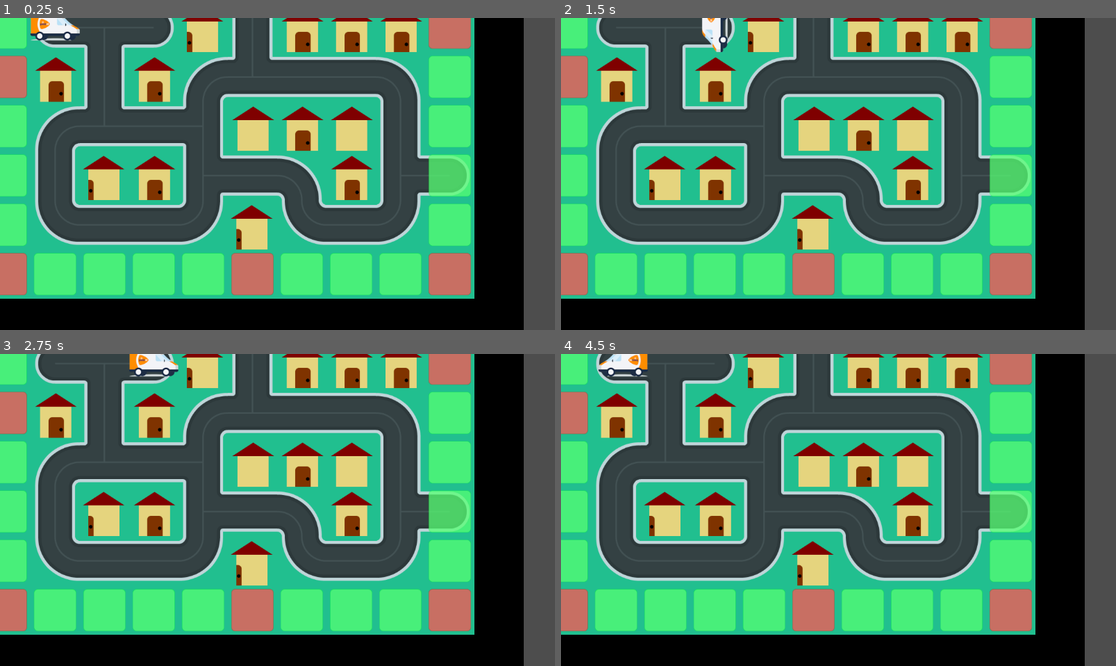
Above: before the commit, frames 1-4 (two rows, left to right).
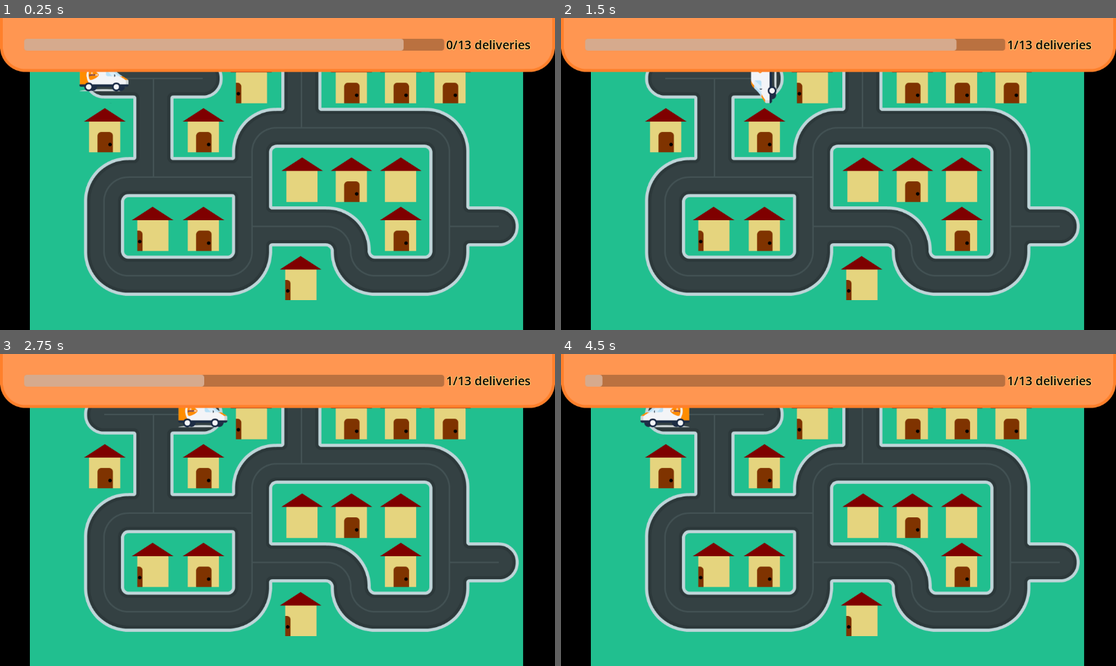
Above: after the commit, the same moments.

Repository: DamienKusters/gmtk2026jam
Game: Godot game, scene res://nodes/game.tscn
Two runs of this game, one before a commit and one after it. Both use one fixed random seed, a clock stepped at 60 frames per second and the inputs below.
Inputs:
- Up to frame 1 (0.25 s): no input
- Up to frame 2 (1.5 s): hold D (right) 0.53-1.28 s; hold S (down) from 1.28 s (still down)
- Up to frame 3 (2.75 s): release S (down) at 2.03 s; hold D (right) from 2.03 s (still down)
- Up to frame 4 (4.5 s): release D (right) at 2.78 s; hold W (up) 2.78-3.53 s; hold A (left) from 3.53 s (still down)

The runs differ from the first frame. In frame 1, 85% of the frame differs, in the area x 0-100%, y 0-100%; in frame 2, 85%; in frame 3, 85%; in frame 4, 85%.

Commit message:
feat: Add win condition

Diff:
--- a/nodes/game.tscn
+++ b/nodes/game.tscn
@@ -3,6 +3,8 @@
 [ext_resource type="Script" uid="uid://f4g5s3tjrg4m" path="res://nodes/tilemap.gd" id="1_g5j3c"]
 [ext_resource type="Script" uid="uid://7xbc7pukk3u4" path="res://nodes/game.gd" id="1_iae2t"]
 [ext_resource type="Texture2D" uid="uid://cnaok1jwsqf5h" path="res://nodes/tilemap/road/road.png" id="2_6hfer"]
+[ext_resource type="Theme" uid="uid://0qsgw8vtpcqd" path="res://nodes/ui/theme.tres" id="2_ubvaf"]
+[ext_resource type="Texture2D" uid="uid://c8a3yvqvx5neo" path="res://nodes/ui/9patch.png" id="3_dv0a3"]
 [ext_resource type="Texture2D" uid="uid://dd3t44k06p46q" path="res://nodes/tilemap/colours/colours.png" id="3_g5j3c"]
 [ext_resource type="Script" uid="uid://dc32akyv23fbi" path="res://nodes/van/van.gd" id="4_flw6b"]
 [ext_resource type="Texture2D" uid="uid://4vggmo1dte5t" path="res://nodes/van/van.png" id="5_iae2t"]
@@ -157,6 +159,77 @@
 [node name="Game" type="Node2D" unique_id=1679078195]
 script = ExtResource("1_iae2t")
 
+[node name="CanvasLayer" type="CanvasLayer" parent="." unique_id=1618409646]
+
+[node name="Ui" type="Control" parent="CanvasLayer" unique_id=2070534662]
+layout_mode = 3
+anchors_preset = 15
+anchor_right = 1.0
+anchor_bottom = 1.0
+grow_horizontal = 2
+grow_vertical = 2
+theme = ExtResource("2_ubvaf")
+
+[node name="VBoxContainer" type="VBoxContainer" parent="CanvasLayer/Ui" unique_id=1239624133]
+layout_mode = 1
+anchors_preset = 15
+anchor_right = 1.0
+anchor_bottom = 1.0
+grow_horizontal = 2
+grow_vertical = 2
+
+[node name="NinePatchTopCut" type="NinePatchRect" parent="CanvasLayer/Ui/VBoxContainer" unique_id=1298518384]
+layout_mode = 2
+texture = ExtResource("3_dv0a3")
+region_rect = Rect2(0, 48, 128, 80)
+patch_margin_left = 48
+patch_margin_top = 32
+patch_margin_right = 48
+patch_margin_bottom = 80
+
+[node name="MarginContainer" type="MarginContainer" parent="CanvasLayer/Ui/VBoxContainer/NinePatchTopCut" unique_id=1071795167]
+layout_mode = 1
+anchors_preset = 15
+anchor_right = 1.0
+anchor_bottom = 1.0
+grow_horizontal = 2
+grow_vertical = 2
+theme_override_constants/margin_left = 50
+theme_override_constants/margin_top = 20
+theme_override_constants/margin_right = 50
+theme_override_constants/margin_bottom = 20
+
+[node name="HBoxContainer" type="HBoxContainer" parent="CanvasLayer/Ui/VBoxContainer/NinePatchTopCut/MarginContainer" unique_id=548622606]
+layout_mode = 2
+alignment = 1
+
+[node name="ProgressBar" type="ProgressBar" parent="CanvasLayer/Ui/VBoxContainer/NinePatchTopCut/MarginContainer/HBoxContainer" unique_id=1066914151]
+custom_minimum_size = Vector2(0, 25)
+layout_mode = 2
+size_flags_horizontal = 3
+size_flags_vertical = 4
+max_value = 3.0
+value = 3.0
+show_percentage = false
+
+[node name="Label" type="Label" parent="CanvasLayer/Ui/VBoxContainer/NinePatchTopCut/MarginContainer/HBoxContainer" unique_id=1286689522]
+layout_mode = 2
+text = "0/13 deliveries"
+
+[node name="Padding" type="Control" parent="CanvasLayer/Ui/VBoxContainer" unique_id=1841389547]
+layout_mode = 2
+size_flags_vertical = 3
+
+[node name="NinePatchBotCut" type="NinePatchRect" parent="CanvasLayer/Ui/VBoxContainer" unique_id=1897292627]
+visible = false
+layout_mode = 2
+texture = ExtResource("3_dv0a3")
+region_rect = Rect2(0, 0, 128, 80)
+patch_margin_left = 48
+patch_margin_top = 80
+patch_margin_right = 48
+patch_margin_bottom = 32
+
 [node name="Tilemap" type="Node2D" parent="." unique_id=935475540]
 position = Vector2(-64, -64)
 script = ExtResource("1_g5j3c")
@@ -170,11 +243,12 @@
 tile_set = SubResource("TileSet_ogq8d")
 
 [node name="Colours" type="TileMapLayer" parent="Tilemap" unique_id=212727469]
+visible = false
 tile_map_data = PackedByteArray("AAAIAP//AAABAAAAAAAIAAAAAAABAAAAAAAIAAEAAAAAAAAAAAAIAAIAAAAAAAAAAAAIAAMAAAAAAAAAAAAIAA …(400 unchanged characters)…
 tile_set = SubResource("TileSet_cpdmu")
 
 [node name="Camera2D" type="Camera2D" parent="." unique_id=545666627]
-position = Vector2(577, 380)
+position = Vector2(450, 248)
 zoom = Vector2(0.8, 0.8)
 
 [node name="Van" type="Node2D" parent="." unique_id=717354823]
@@ -184,7 +258,7 @@
 texture = SubResource("AtlasTexture_ogq8d")
 
 [node name="Timer" type="Timer" parent="Van" unique_id=559396832]
-wait_time = 0.35
+wait_time = 0.4
 autostart = true
 
 [node name="QuotaTimer" type="Timer" parent="Van" unique_id=1133782741]
--- a/nodes/tilemap.gd
+++ b/nodes/tilemap.gd
@@ -1,5 +1,7 @@
 extends Node2D
 class_name Tilemap
+
+signal all_deliveries_done
 
 @onready var tilemap: TileMapLayer = $Main
 
@@ -32,6 +34,13 @@
 		deliveries[h] = false
 	generate_houses_direction()
 
+func get_delivery_count():
+	var count := 0
+	for d in deliveries.values():
+		if d == true:
+			count += 1
+	return count
+
 func try_deliver_newspaper(house_coords: Vector2i, house_data: Dictionary, van_direction: Vector2i) -> bool:
 	if !tile_is_house(house_data):
 		return false
@@ -55,6 +64,8 @@
 				deliver_successful = true
 	if deliver_successful:
 		deliveries[house_coords] = true
+	if get_delivery_count() == deliveries.size():
+		all_deliveries_done.emit()
 	return deliver_successful
 
 func generate_houses_direction():
--- /dev/null
+++ b/nodes/ui/theme.tres
@@ -0,0 +1,7 @@
+[gd_resource type="Theme" format=3 uid="uid://0qsgw8vtpcqd"]
+
+[resource]
+Label/colors/font_color = Color(0, 0, 0, 1)
+Label/colors/font_outline_color = Color(1.353256, 0.8036162, 0.44242418, 1)
+Label/constants/outline_size = 5
+Label/font_sizes/font_size = 25
--- a/nodes/van/van.gd
+++ b/nodes/van/van.gd
@@ -25,6 +25,7 @@
 	_animate_timer_label()
 	$QuotaTimer.wait_time = quota_timeout
 	$QuotaTimer.start()
+	tilemap.all_deliveries_done.connect(win_game)
 
 func _process(_delta: float) -> void:
 	var new_direction = determine_user_direction()
@@ -51,6 +52,11 @@
 		$QuotaTimer.start()
 		_label_set_text(str(quota_timeout))
 		_animate_timer_label()
+		$"../CanvasLayer/Ui/VBoxContainer/NinePatchTopCut/MarginContainer/HBoxContainer/ProgressBar".value = quota_timeout
+		$"../CanvasLayer/Ui/VBoxContainer/NinePatchTopCut/MarginContainer/HBoxContainer/Label".text = "{0}/{1} deliveries".format([
+			tilemap.get_delivery_count(),
+			tilemap.deliveries.size()
+		])
 	if next_tile["inaccessable"] or next_tile["land_block"]:
 		return
 	location_normalized = next_tile_coords
@@ -61,13 +67,19 @@
 	move_tween = Globals.animate(move_tween, self)
 	move_tween.tween_property(self, "position", new_position, $Timer.wait_time)
 
+func win_game():
+	$QuotaTimer.stop()
+	push_error("Game won")
+
 func _on_quota_timer_timeout() -> void:
 	push_error("Game over")
 
 var label_tween: Tween
 func _animate_timer_label():
 	label_tween = Globals.animate(label_tween, self)
-	label_tween.tween_method(_label_set_text, $Label.text, "0", quota_timeout)
+	label_tween.parallel().tween_method(_label_set_text, $Label.text, "0", quota_timeout)
+	label_tween.parallel().tween_property($"../CanvasLayer/Ui/VBoxContainer/NinePatchTopCut/MarginContainer/HBoxContainer/ProgressBar",
+		"value", 0, quota_timeout).set_trans(Tween.TRANS_SINE).set_ease(Tween.EASE_OUT)
 
 func _label_set_text(text: String):
 	$Label.text = text
Binary file added: nodes/ui/9patch.png
Not shown, added: nodes/ui/9patch.png.import
